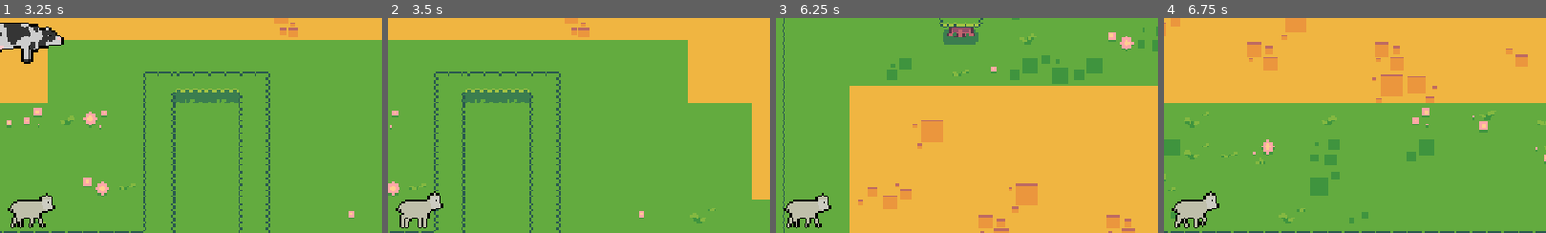
Above: before the commit, frames 1-4 (left to right).
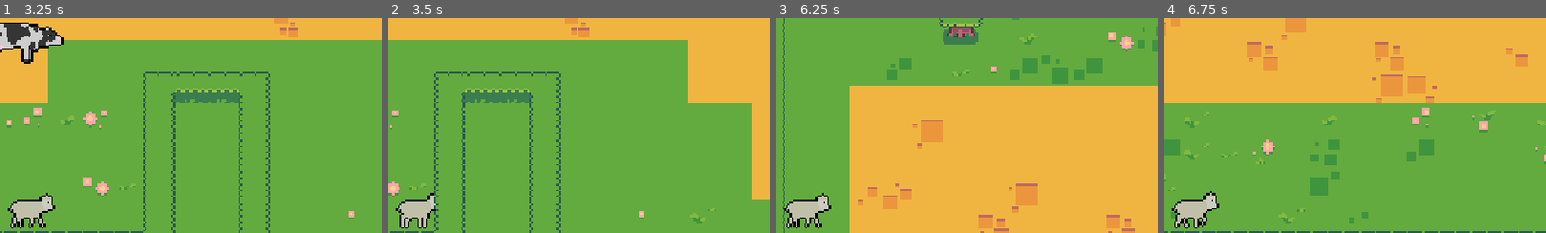
Above: after the commit, the same moments.

Repository: teagan-git-hub/goat_game
Game: Godot game, scene res://Scenes/mainmenu/splash_screen.tscn
The game is run twice, just before and just after one commit, with the same random seed, the same clock (stepped at 60 frames per second) and the same inputs.
Inputs:
- Up to frame 1 (3.25 s): tap Enter at 0.5 s; hold Right (right) 0.53-1.25 s; tap Space at 0.77, 2.27, 2.75 s; click "Start Game" at 1.25 s; hold Down (down) 2.03-2.78 s; hold Right (right) from 2.78 s (still down)
- Up to frame 2 (3.5 s): keep holding Right (right)
- Up to frame 3 (6.25 s): release Right (right) at 3.53 s; hold Up (up) 3.53-4.28 s; tap Space at 3.77, 4.52, 5.27 s; hold Left (left) 4.28-5.78 s; hold Down (down) from 5.78 s (still down)
- Up to frame 4 (6.75 s): release Down (down) at 6.53 s; hold Right (right) from 6.53 s (still down)
The pictures show only the part of the screen within x 46-96%, y 1-51%; the shares and areas given below are measured in that part.

Frame 1 is identical in both runs. In frame 2, 0.1% of the frame differs, in the area x 12-15%, y 80-89%; in frame 3, less than 0.1%; in frame 4, nothing differs.

Commit message:
Adjust overworld layering and borderless window
The overworld tile layer was being rendered behind the main scene, so its z_index was increased to keep it visible in front. This also enables borderless window mode in the project settings for a fuller, fullscreen-like presentation.

Diff:
--- a/Scenes/overworld/openworld.tscn
+++ b/Scenes/overworld/openworld.tscn
@@ -336,7 +336,7 @@
 tile_set = SubResource("TileSet_tgcg2")
 
 [node name="TileMapLayer2" type="TileMapLayer" parent="TileMapLayer" unique_id=1217421661]
-z_index = 1
+z_index = 2
 tile_map_data = PackedByteArray("AADz//f/AAANAAkAAADz//j/AAANAAoAAADz//n/AAANAAoAAADz//r/AAANAAoAAADz//v/AAANAAoAAADz// …(3504 unchanged characters)…
 tile_set = SubResource("TileSet_tgcg2")
 
--- a/project.godot
+++ b/project.godot
@@ -17,6 +17,7 @@
 
 [display]
 
+window/size/borderless=true
 window/stretch/mode="canvas_items"
 window/stretch/aspect="expand"
 
